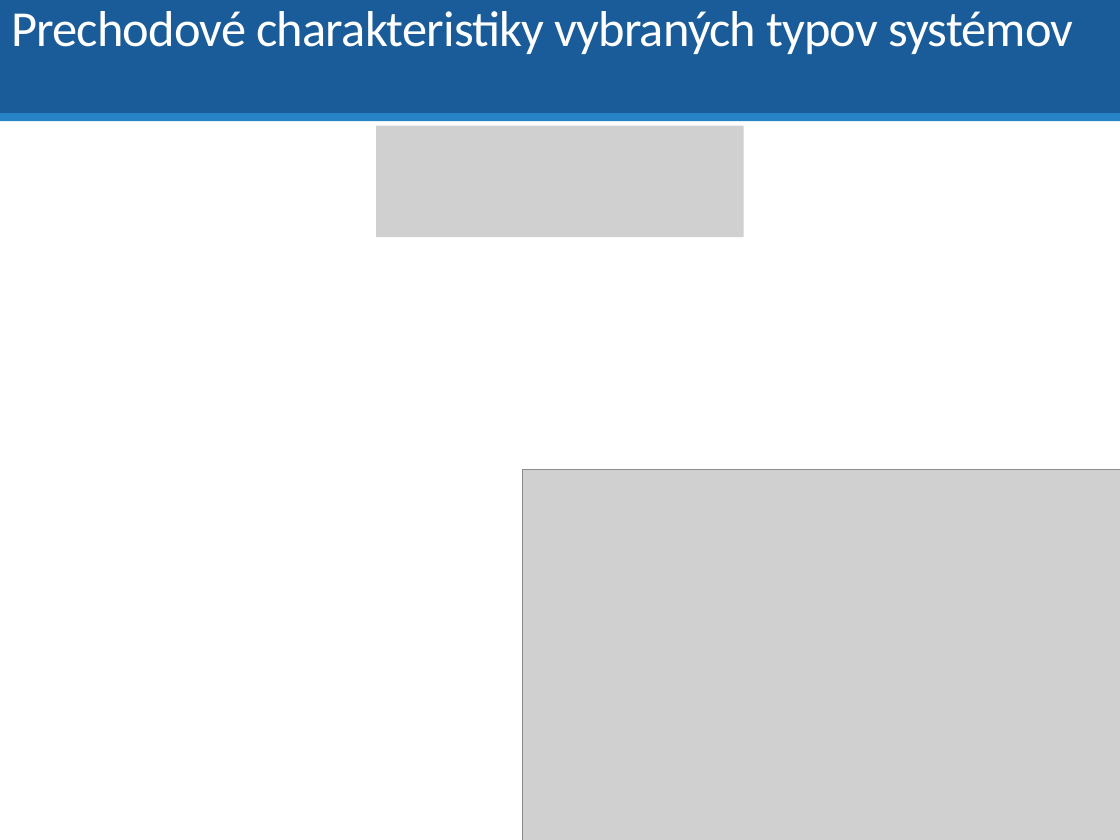
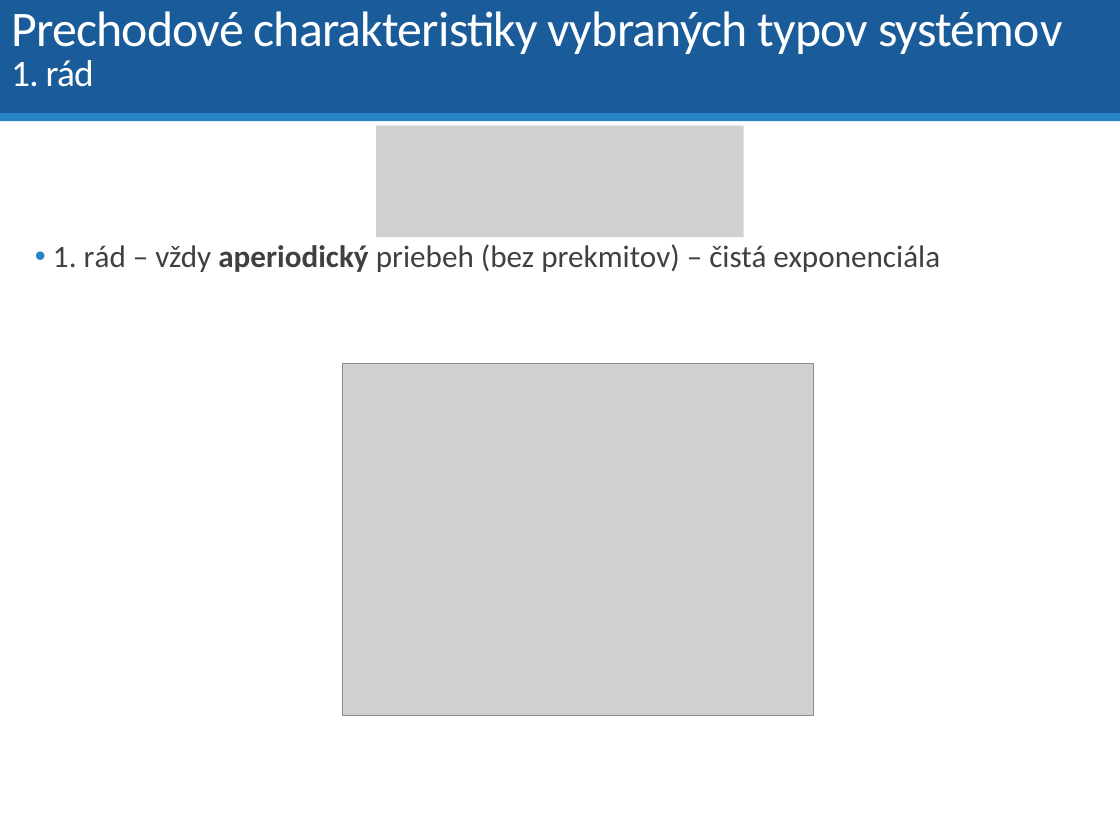
Before and after one commit to dodekm/TeamProjektKybernetika, a slide deck: slide 21 of Nove prednasky/P4 Vlastnosti prenosovych funkcii.pptx (slide 15 before the commit). Drawn at 1120x840 pixels with LibreOffice and Linux fonts; fonts in the diff are those of the drawing; grey boxes stand for pictures. Boxes give left, top, right and bottom in pixels: in the first picture for what was removed or moved away, otherwise in the second. Text is boxed around its words. In the diff, an @@ line names an element or a change of style, - is before the commit and + after.

```diff
--- a/Nove prednasky/P4 Vlastnosti prenosovych funkcii.pptx
+++ b/Nove prednasky/P4 Vlastnosti prenosovych funkcii.pptx
@@ title at (11, 11, 1062, 87): text changed; size 32.4 to 32 pt @@
-Prechodové charakteristiky vybraných typov systémov
+Prechodové charakteristiky vybraných typov systémov
+1. rád
@@ text added at (53, 244, 940, 272), 20 pt, text #404040 @@
+• 1. rád – vždy aperiodický priebeh (bez prekmitov) – čistá exponenciála
@@ picture added at (343, 364, 813, 716) @@
@@ picture removed at (523, 469, 1120, 840) @@
```
Also in this commit, not shown: 18 other slides changed, 9 slides added, 2 slides removed, 6 other files.
